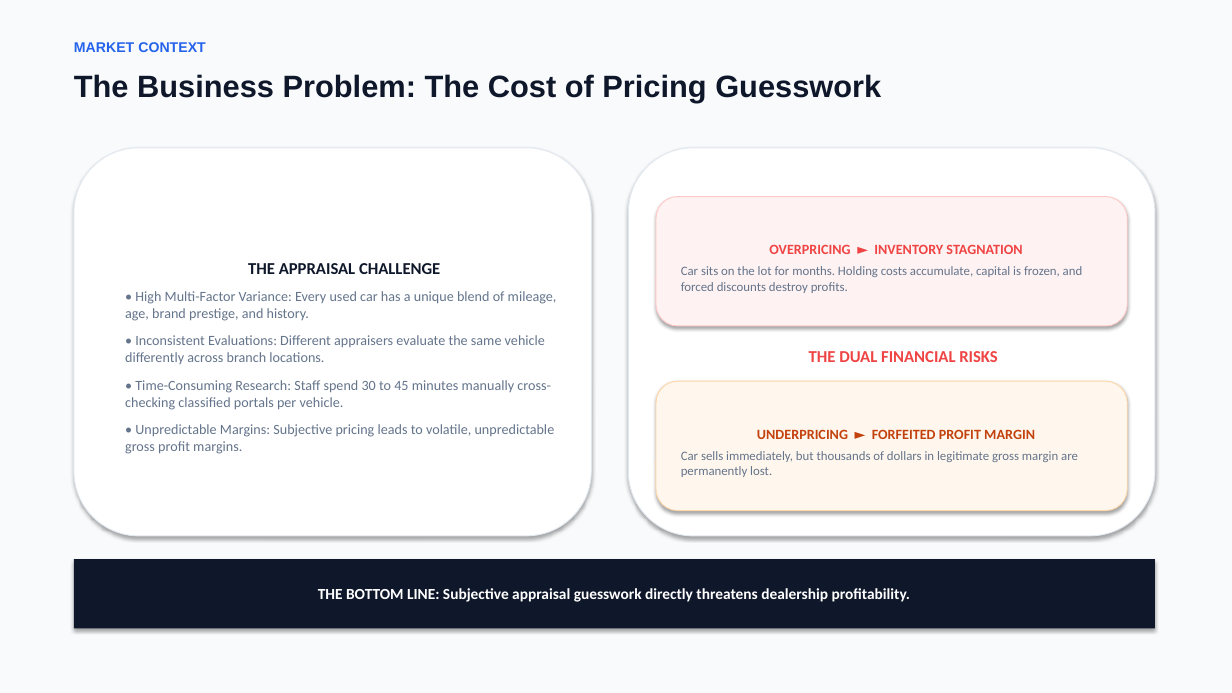
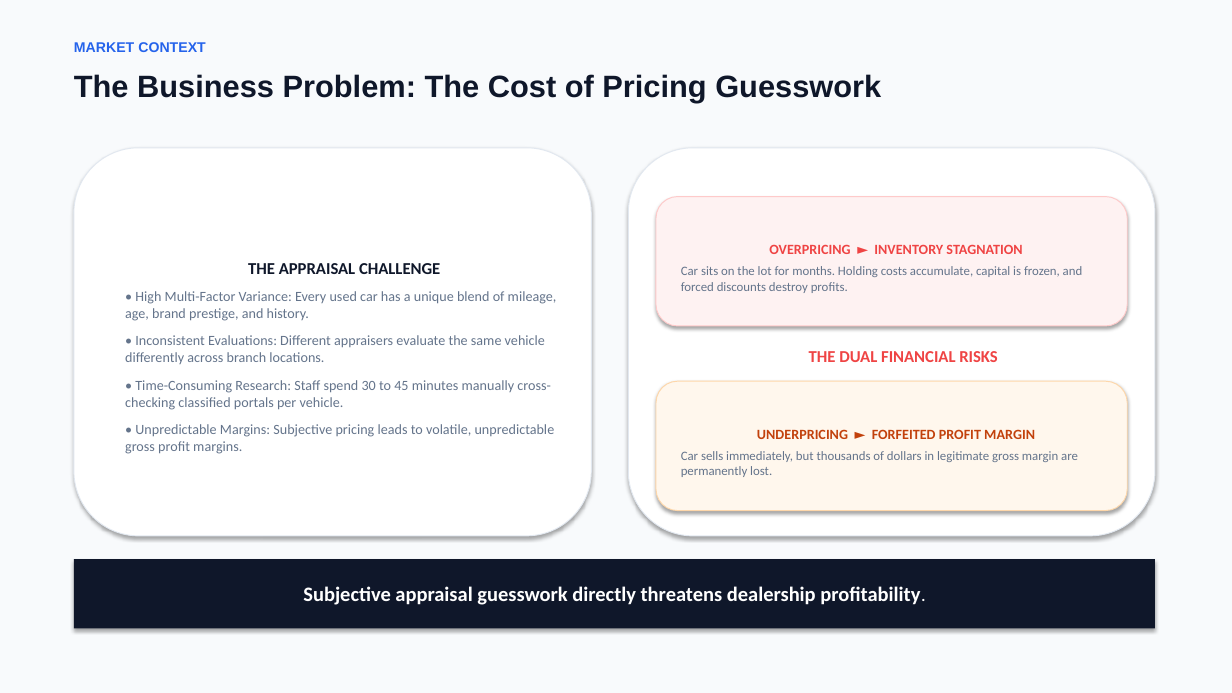
Before and after one commit to AdipthaDissanayake/Used_Car_Price_Prediction_System, a slide deck: slide 2 of Used_Car_Price_Prediction_System_Final_Presentation.pptx. Drawn at 1232x693 pixels with LibreOffice and Linux fonts; fonts in the diff are those of the drawing. Boxes give left, top, right and bottom in pixels: in the first picture for what was removed or moved away, otherwise in the second. Text is boxed around its words. In the diff, an @@ line names an element or a change of style, - is before the commit and + after.

```diff
--- a/Used_Car_Price_Prediction_System_Final_Presentation.pptx
+++ b/Used_Car_Price_Prediction_System_Final_Presentation.pptx
@@ text in rectangle at <box>303,586,920,605</box>: text changed; size 12 to 16 pt @@
-THE BOTTOM LINE: Subjective appraisal guesswork directly threatens dealership profitability.
+Subjective appraisal guesswork directly threatens dealership profitability.
```
Also in this commit, not shown: 1 slide removed, 2 other files.
